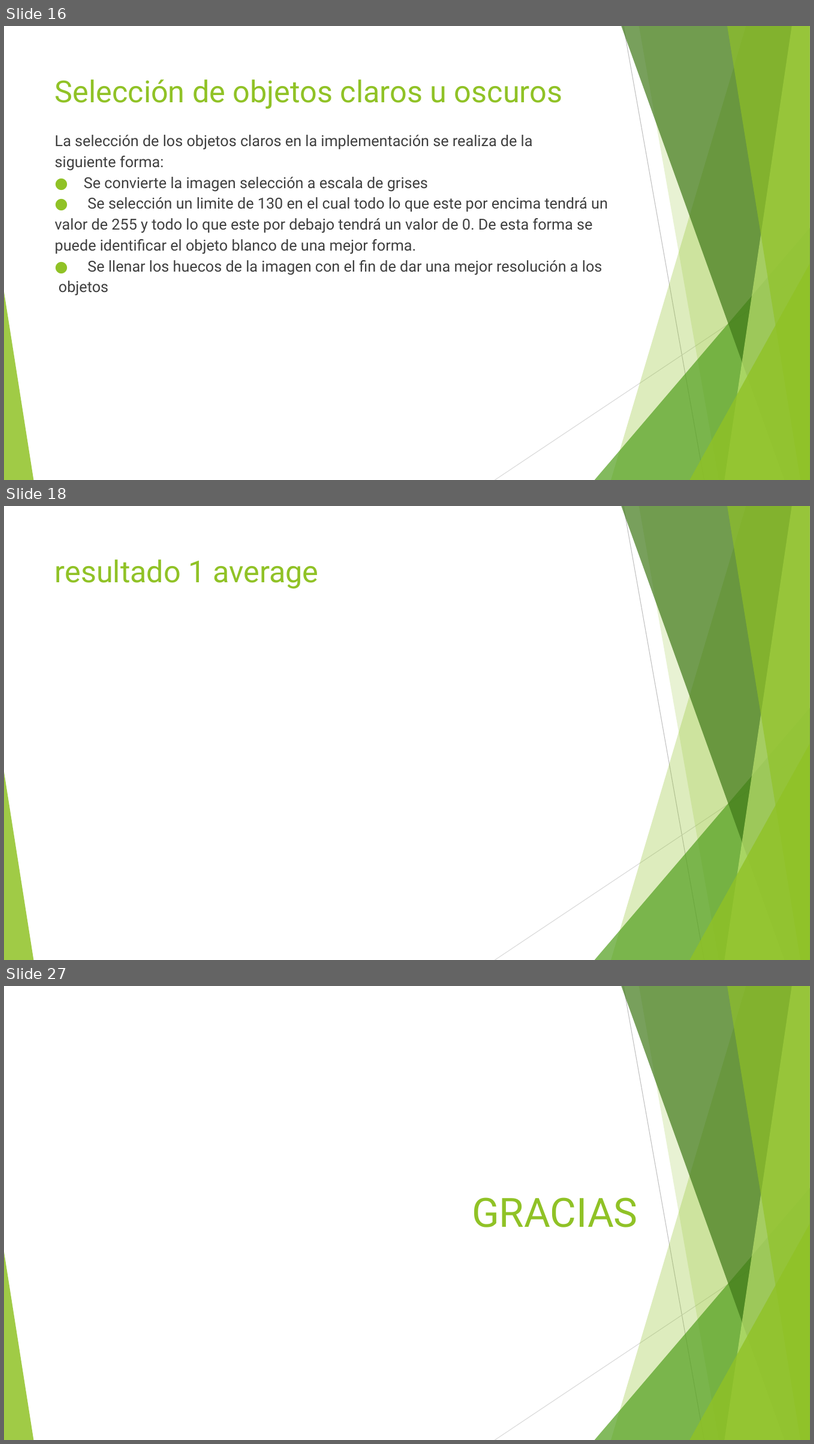
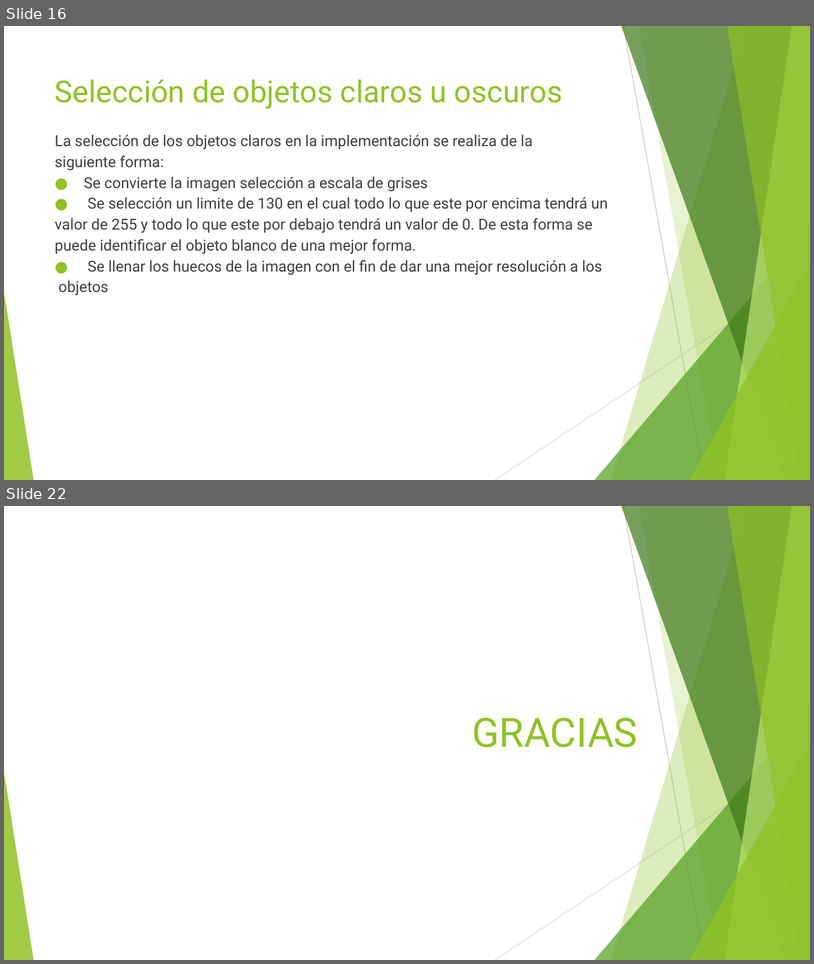
Before and after one commit to metalslayer95/HPC0120152, a slide deck: Final/Blur.pptx.pptx. Shown one above the other, each under a label of ours: slides 16, 18 and 27 before the commit, slides 16 and 22 after it; the slides between them are not shown. The pictures are 814x1444 and 814x964 pixels, drawn with LibreOffice and Linux fonts; fonts in the diff are those of the drawing. Boxes give left, top, right and bottom in pixels: in the first picture for what was removed or moved away, otherwise in the second. Text is boxed around its words. In the diff, an @@ line names an element or a change of style, - is before the commit and + after.

```diff
--- a/Final/Blur.pptx.pptx
+++ b/Final/Blur.pptx.pptx
@@ slide 18 removed at (x1=4, y1=506, x2=810, y2=960), background #FFFFFF; not listed: 10 template elements that a slide beside it also shows @@
@@ title removed at (x1=55, y1=559, x2=318, y2=589) @@
-resultado 1 average
@@ what was slide 27 is now slide 22 @@
```
Also in this commit, not shown: 1 slide changed, 5 slides added, 9 other slides removed, 1 other file.
